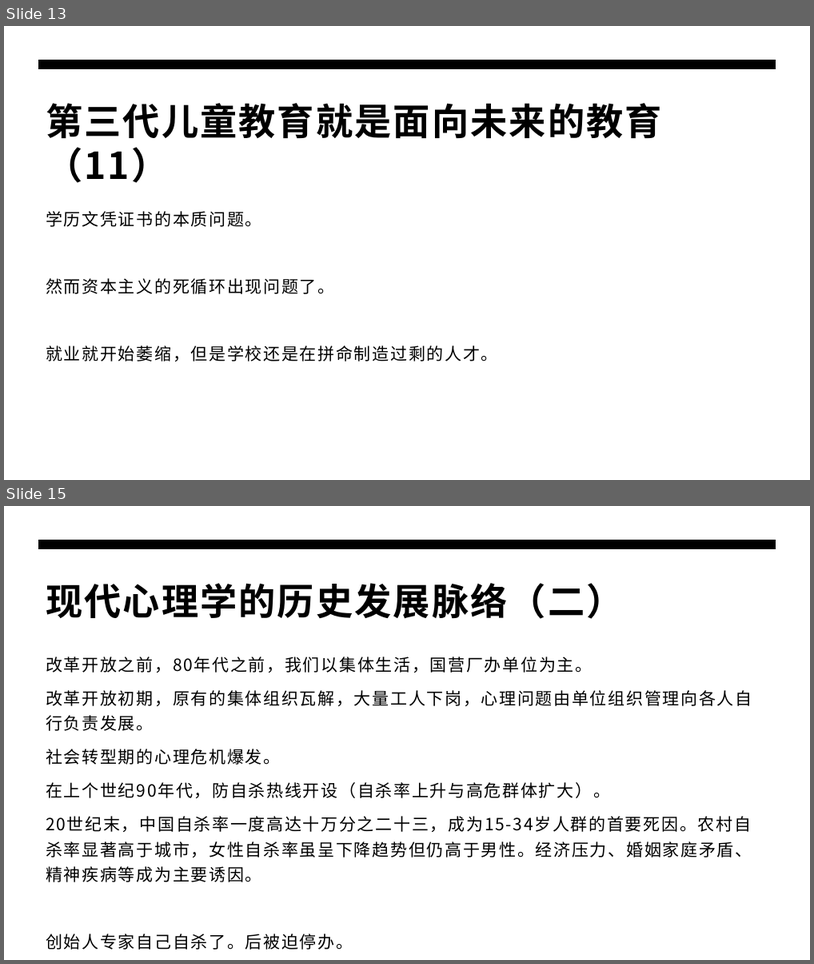
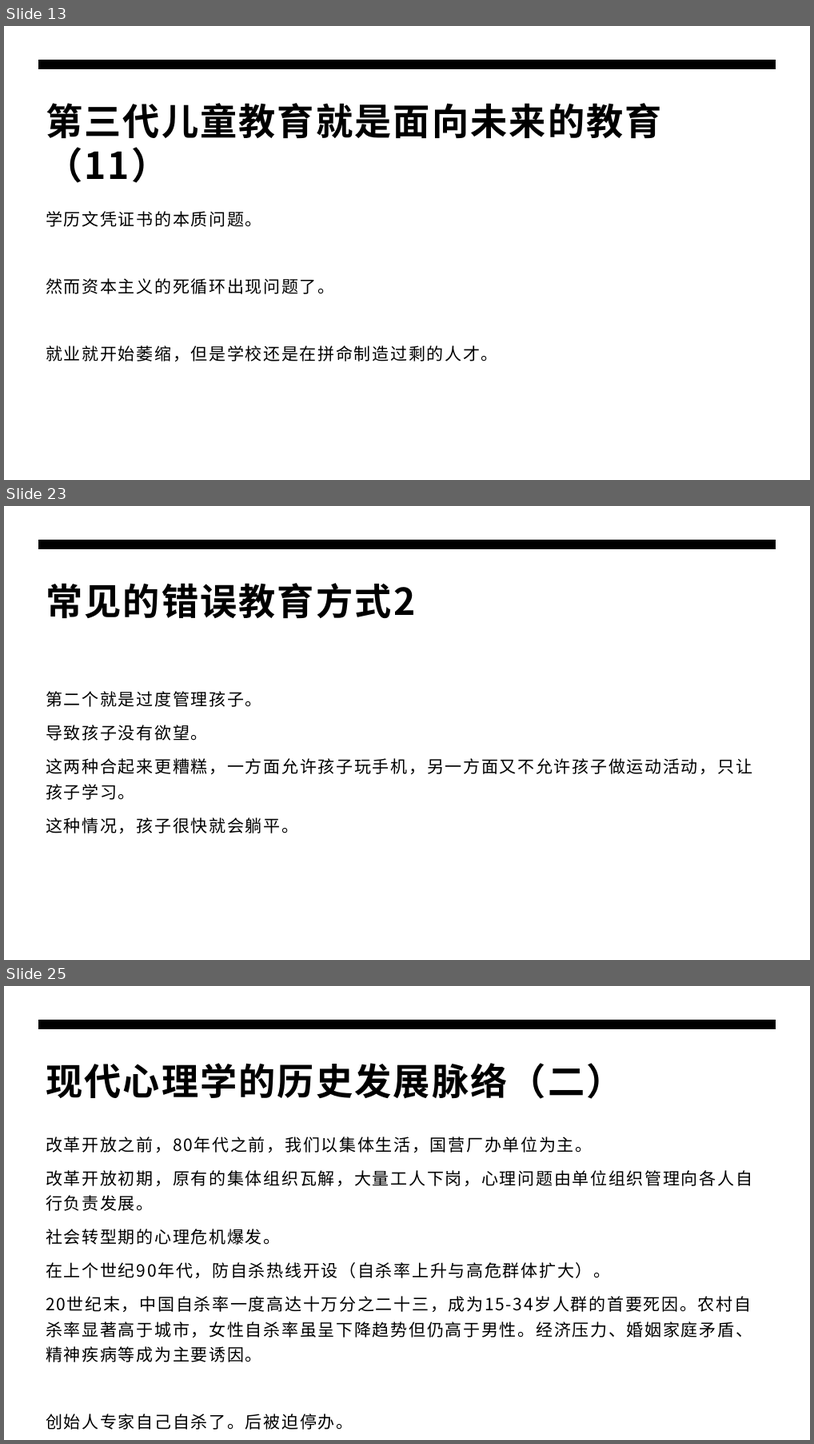
Before and after one commit to panxibei/writing, a slide deck: 44_心理学/24_浥尘伙伴社团原创：浥尘智慧家长课堂/AI时代高智慧家长私教课/父母公开课/父母公开课.pptx. Shown one above the other, each under a label of ours: slides 13 and 15 before the commit, slides 13, 23 and 25 after it; the slides between them are not shown. The pictures are 814x964 and 814x1444 pixels, drawn with LibreOffice and Linux fonts; fonts in the diff are those of the drawing. Boxes give left, top, right and bottom in pixels: in the first picture for what was removed or moved away, otherwise in the second. Text is boxed around its words. In the diff, an @@ line names an element or a change of style, - is before the commit and + after.

```diff
--- a/44_心理学/24_浥尘伙伴社团原创：浥尘智慧家长课堂/AI时代高智慧家长私教课/父母公开课/父母公开课.pptx
+++ b/44_心理学/24_浥尘伙伴社团原创：浥尘智慧家长课堂/AI时代高智慧家长私教课/父母公开课/父母公开课.pptx
@@ slide 23 added at box(4, 506, 810, 960), background #FFFFFF; not listed: 1 template element that a slide beside it also shows @@
@@ title added at box(46, 583, 415, 618), 44 pt, text #000000, bold @@
+常见的错误教育方式2
@@ text added at box(46, 691, 753, 833), 20 pt, text #000000 @@
+第二个就是过度管理孩子。
+导致孩子没有欲望。
+这两种合起来更糟糕，一方面允许孩子玩手机，另一方面又不允许孩子做运动活动，只让孩子学习。
+这种情况，孩子很快就会躺平。
@@ what was slide 15 is now slide 25 @@
```
Also in this commit, not shown: 1 slide changed, 9 other slides added.
